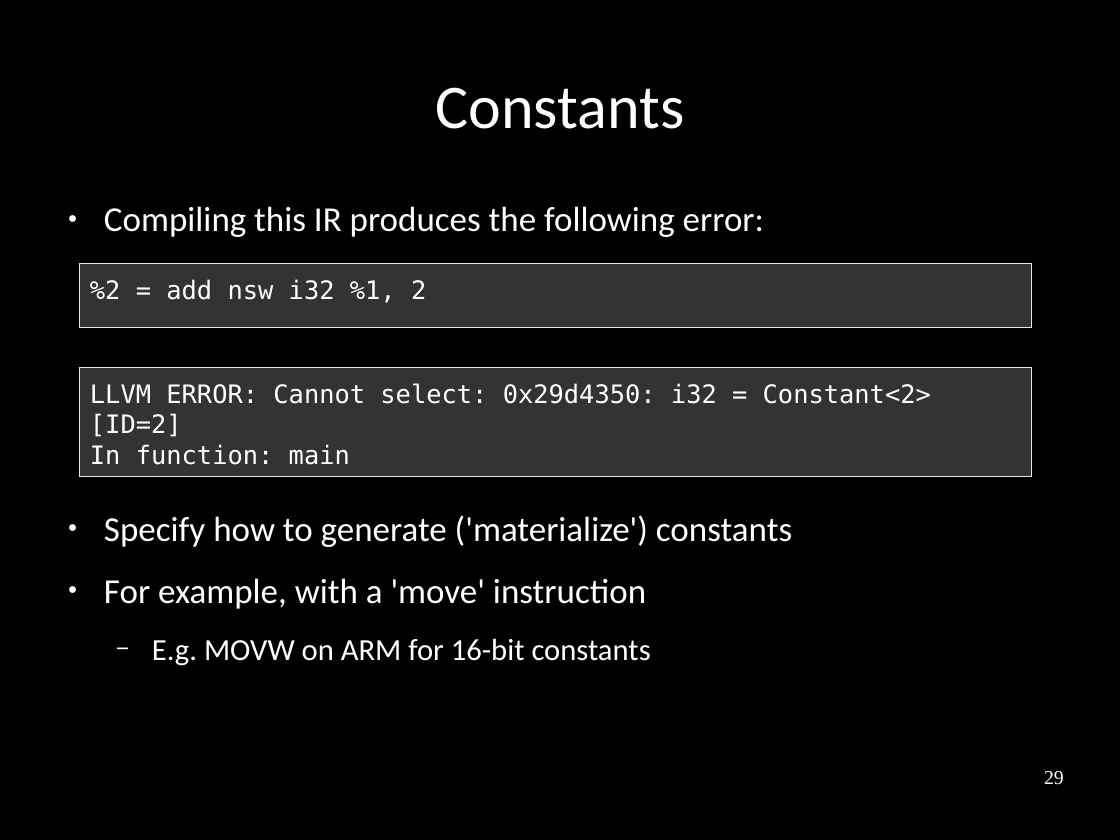
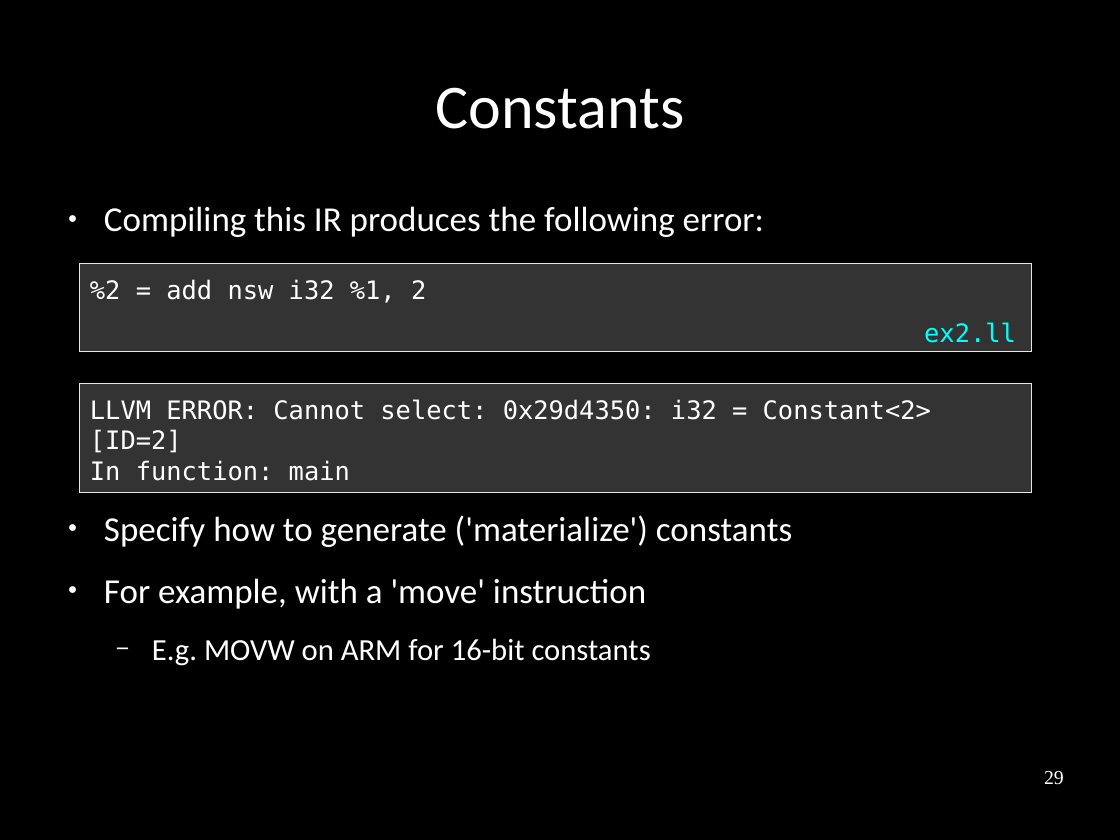
Before and after one commit to frasercrmck/llvm-leg, a slide deck: slide 29 of docs/Codeplay/Slides.odp. Drawn at 1120x840 pixels with LibreOffice and Linux fonts; fonts in the diff are those of the drawing. Boxes give left, top, right and bottom in pixels: in the first picture for what was removed or moved away, otherwise in the second. Text is boxed around its words. In the diff, an @@ line names an element or a change of style, - is before the commit and + after.

Commit message:
Fixing code text box / file name layout.

```diff
--- a/docs/Codeplay/Slides.odp
+++ b/docs/Codeplay/Slides.odp
@@ rectangle "%2 = add nsw i32 ...": place and size @@
-rectangle "%2 = add nsw i32 ..." at (80, 264, 1033, 328)
+rectangle "%2 = add nsw i32 ..." at (80, 264, 1033, 353)
@@ text added at (924, 322, 1016, 343), 18 pt, text #00FFFF @@
+ex2.ll
@@ rectangle "LLVM ERROR: Cannot select: 0x29d4350: ...": place and size @@
-rectangle "LLVM ERROR: Cannot select: 0x29d4350: ..." at (80, 368, 1033, 477)
+rectangle "LLVM ERROR: Cannot select: 0x29d4350: ..." at (80, 384, 1033, 493)
```
Also in this commit, not shown: 16 other slides changed.
